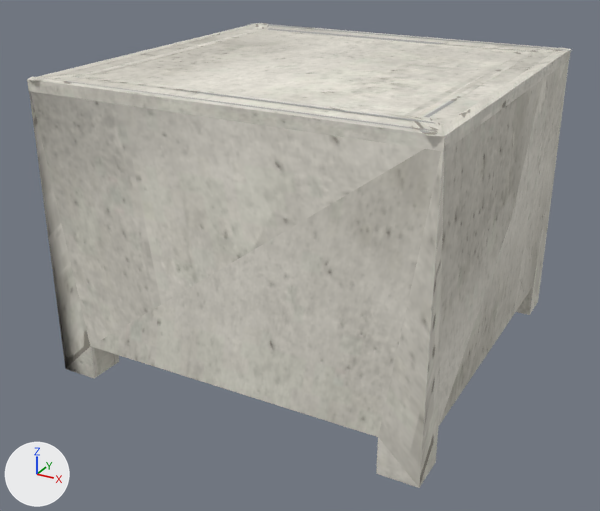
An edit to the glTF model public/katalog/modelle/table-98.gltf, drawn before and after from the same camera.
Both versions are drawn from a camera (50 mm lens) standing at (1.205, -2.338, 1.455) and looking at (-0.03, -0.092, 0.332). The axes (+X, +Y, +Z) are drawn at lower left. The lights are the same throughout. The picture after the commit comes second. Vertices at exactly the same position are counted once.

In view in the first picture: 'SK0003_Table_-98.001'.
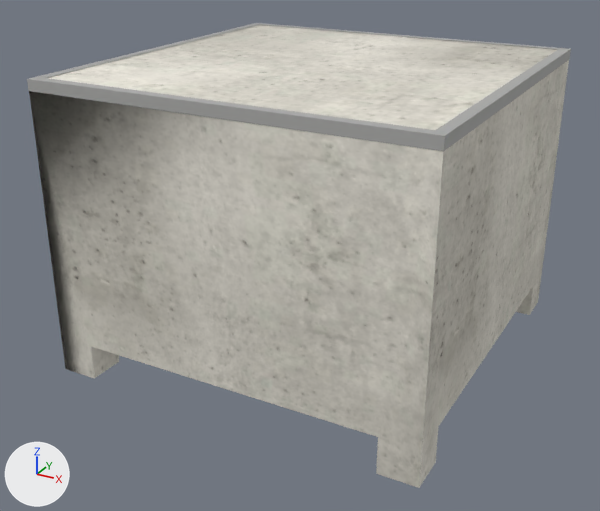
Where the change shows, as pixel boxes (x1, y1, x2, y2) in the pictures (600 x 511 px):
'SK0003_Table_-98.001', reshaped
    before: (27, 23, 572, 488)
    after: (27, 23, 571, 488)
part 1 of me_sk0003_table__98_001, rebuilt (not visible afterwards)
    before: (27, 23, 267, 90)
part 2 of me_sk0003_table__98_001, rebuilt (not visible afterwards)
    before: (444, 51, 571, 151)
part 3 of me_sk0003_table__98_001, rebuilt (not visible afterwards)
    before: (27, 76, 445, 152)
part 4 of me_sk0003_table__98_001, rebuilt (not visible afterwards)
    before: (267, 28, 531, 52)
part 5 of me_sk0003_table__98_001, deleted
    before: (413, 121, 445, 142)
part 6 of me_sk0003_table__98_001, deleted
    before: (80, 76, 435, 124)
part 7 of me_sk0003_table__98_001, deleted
    before: (526, 48, 568, 52)
part 8 of me_sk0003_table__98_001, reshaped
    before: (28, 23, 572, 147)
    after: (29, 23, 571, 151)
part 9 of me_sk0003_table__98_001, surface changed
    both: (29, 60, 569, 488)

The edits, one by one:
me_sk0003_table__98_001 is used by ob_sk0003_table__98_001; location (0.0, 0.0, 0.0).
me_sk0003_table__98_001 had 340 vertices, 588 faces and spanned x -0.64..0.64, y -0.642..0.64, z 0.0..0.962.
me_sk0003_table__98_001 now has 274 vertices, 509 faces and spans x -0.626..0.626, y -0.626..0.626, z 0.0..0.962.
me_sk0003_table__98_001 part 1: the loose piece of 12 vertices spanning x -0.626..-0.5, y -0.626..0.626, z 0.926..0.962 is rebuilt with 3 vertices and now spans x -0.625..-0.5, y -0.5..0.625, z 0.958..0.959, in mat_beton_web_105.
me_sk0003_table__98_001 part 2: the loose piece of 6 vertices spanning x 0.591..0.626, y -0.625..0.624, z 0.926..0.961 is rebuilt with 3 vertices and now spans x 0.5..0.625, y -0.625..0.5, z 0.958..0.959, in mat_beton_web_105.
me_sk0003_table__98_001 part 3: the loose piece of 6 vertices spanning x -0.64..0.626, y -0.625..-0.59, z 0.926..0.962 is rebuilt with 3 vertices and now spans x -0.625..0.625, y -0.625..-0.5, z 0.958..0.959, in mat_beton_web_105.
me_sk0003_table__98_001 part 4: the loose piece of 6 vertices spanning x -0.585..0.585, y 0.499..0.534, z 0.926..0.961 is rebuilt with 3 vertices and now spans x -0.5..0.625, y 0.5..0.625, z 0.958..0.959, in mat_beton_web_105.
me_sk0003_table__98_001 part 5: the loose piece of 6 vertices spanning x 0.5..0.626, y -0.642..-0.499, z 0.926..0.962 is deleted.
me_sk0003_table__98_001 part 6: the loose piece of 6 vertices spanning x -0.534..0.584, y -0.534..-0.499, z 0.926..0.961 is deleted.
me_sk0003_table__98_001 part 7: the loose piece of 6 vertices spanning x 0.5..0.626, y 0.499..0.638, z 0.926..0.962 is deleted.
me_sk0003_table__98_001 part 8: 1 vertex moved from x 0.627, y -0.625, z 0.961 to x 0.5, y -0.5, z 0.959; 29 vertices removed from x -0.64..0.64, y -0.64..0.64, z 0.926..0.962; 8 vertices added at x -0.625..0.626, y -0.625..0.626, z 0.927..0.962.
me_sk0003_table__98_001 part 9: 214 kept faces spanning x -0.625..0.625, y -0.625..0.625, z 0.0..0.96 get new texture (UV) coordinates.
Other edits to the shape of me_sk0003_table__98_001 do not show in these pictures.
